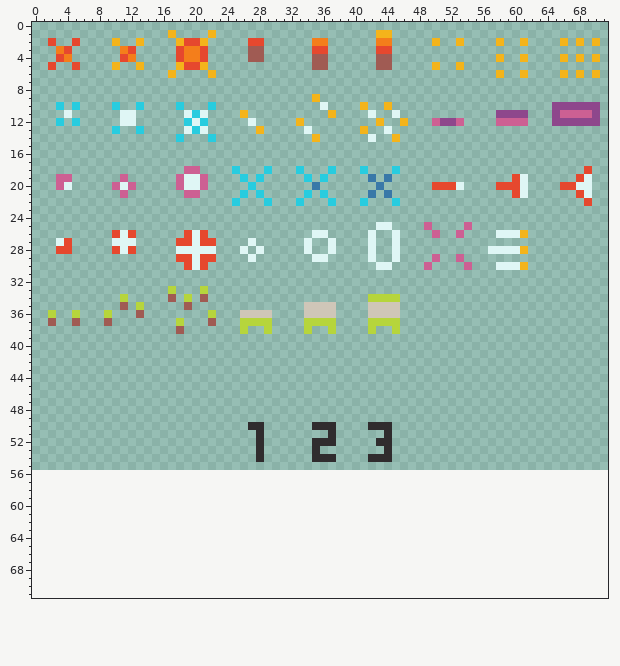
Two versions of one pixel-art file, asset_src/graphics/characters/player/spells/spells.ase. Above is the file before it was changed.
72x56 pixels, 1 frame. The old version is drawn lined up with the new one, on the new canvas.
Now the later version:
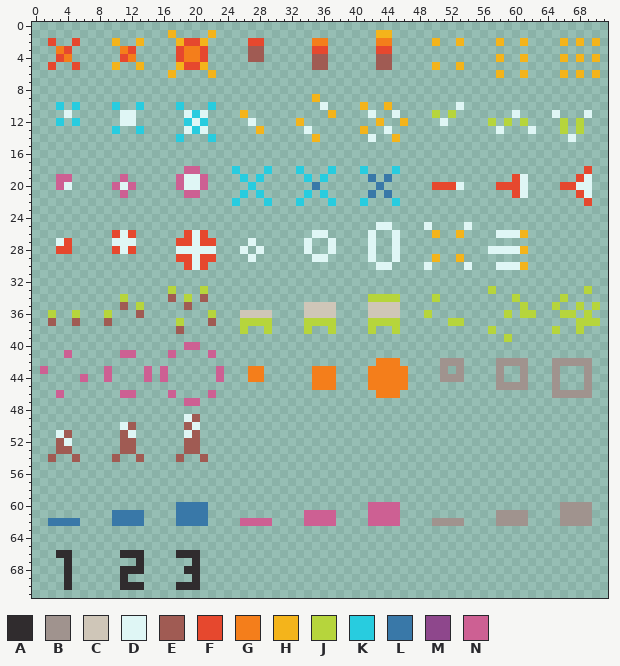
Palette (. is transparent): A #302c2e  B #a0938e  C #cfc6b8  D #dff6f5  E #a05b53  F #e6482e  G #f47e1b  H #f4b41b  J #b6d53c  K #28ccdf  L #3978a8  M #8e478c  N #cd6093
The exact change:
canvas 72x56 -> 72x72
Changed rows in their new state; - is an unchanged pixel.
first column x 50:
10 ---D-----------......
11 J-J-----..D.---D...D.
12 .D..---J.J.J---.J.J..
13 --------D---D---J-J--
14 -----------------D---
first column x 1:
25 ------------------------------------------------D----D----------------
26 -------------------------------------------------H--H-----------------
29 -------------------------------------------------H--H-----------------
30 ------------------------------------------------D----D----------------
33 --------------------------------------------------------J-----------J-
34 -------------------------------------------------J---------J-----J----
35 ------------------------------------------------------------J---J--J-J
36 ------------------------------------------------J---------J-JJ---JJ-J-
37 ---------------------------------------------------JJ--------------JJJ
38 --------------------------------------------------------J-------J--J--
39 ----------------------------------------------------------J-----------
40 ------------------NN--------------------------------------------------
41 ---N------NN----N----N------------------------------------------------
42 ------------------------------------------GGG-----BBB----BBBB---BBBBB-
43 N-------N----N-N------N---GG------GGG----GGGGG----B-B----B--B---B---B-
44 -----N--N----N-N------N---GG------GGG----GGGGG----BBB----B--B---B---B-
45 ----------------------------------GGG----GGGGG-----------BBBB---B---B-
46 --N-------NN----N----N--------------------GGG-------------------BBBBB-
47 ------------------NN--------------------------------------------------
49 ------------------DE--------------------------------------------------
50 ----------DE------ED------..------...----...--------------------------
51 --DE------ED------DE-------.--------.------.--------------------------
52 --ED------EE------EE-------.------...-----..--------------------------
53 --EE------EE------EE-------.------.--------.--------------------------
54 -E--E----E--E----E--E------.------...----...--------------------------
first column x 2:
60 ----------------LLLL--------------------NNNN--------------------BBBB
61 --------LLLL----LLLL------------NNNN----NNNN------------BBBB----BBBB
62 LLLL----LLLL----LLLL----NNNN----NNNN----NNNN----BBBB----BBBB----BBBB
first column x 3:
66 AA------AAA----AAA
67 -A--------A------A
68 -A------AAA-----AA
69 -A------A--------A
70 -A------AAA----AAA
